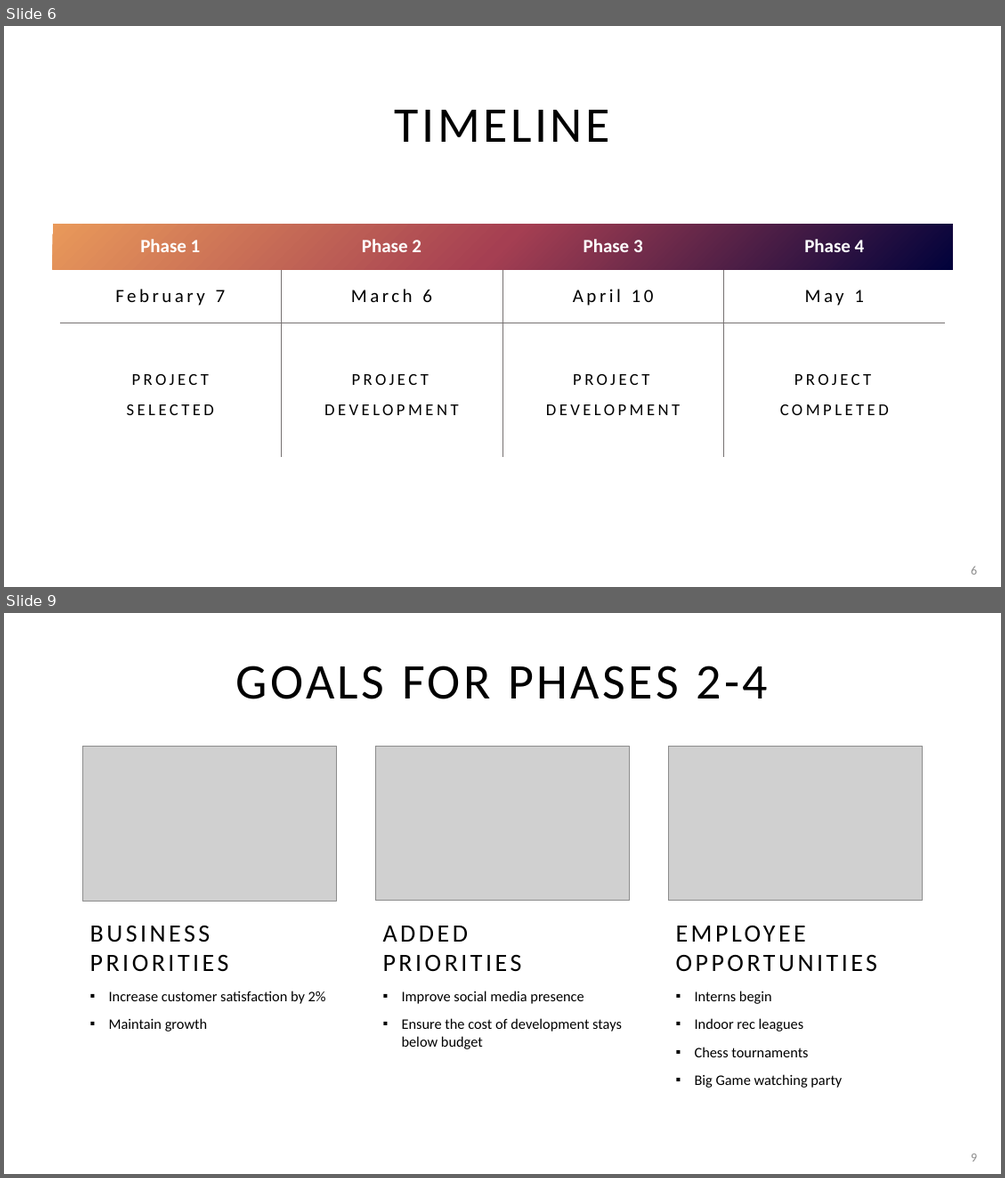
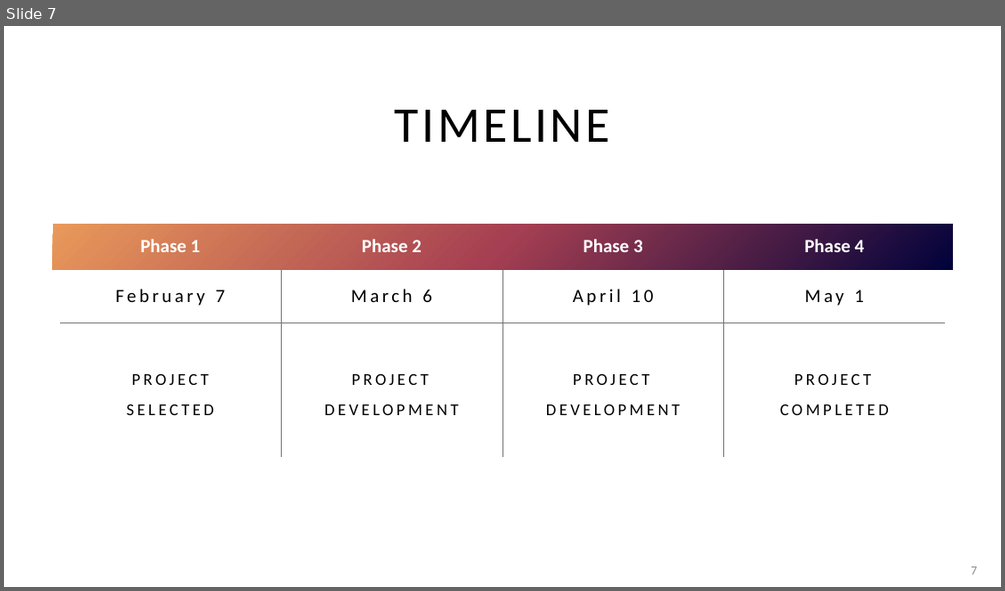
Before and after one commit to adriaonline/CPT200SP24-Team1, a slide deck: Phase 1 - Presentation.pptx. Shown one above the other, each under a label of ours: slides 6 and 9 before the commit, slide 7 after it; the slides between them are not shown. The pictures are 1005x1178 and 1005x591 pixels, drawn with LibreOffice and Linux fonts; fonts in the diff are those of the drawing; grey boxes stand for pictures. Boxes give left, top, right and bottom in pixels: in the first picture for what was removed or moved away, otherwise in the second. Text is boxed around its words. In the diff, an @@ line names an element or a change of style, - is before the commit and + after.

```diff
--- a/Phase 1 - Presentation.pptx
+++ b/Phase 1 - Presentation.pptx
@@ slide 9 removed at <box>4,613,1001,1174</box>, background #FFFFFF @@
@@ title removed at <box>235,666,769,699</box> @@
-GOALS FOR PHASES 2-4
@@ picture removed at <box>82,747,337,900</box> @@
@@ picture removed at <box>376,747,630,900</box> @@
@@ picture removed at <box>668,747,922,900</box> @@
@@ text removed at <box>90,925,326,1031</box> @@
-BUSINESS
-PRIORITIES
-▪ Increase customer satisfaction by 2%
-▪ Maintain growth
@@ text removed at <box>383,925,622,1049</box> @@
-ADDED
-PRIORITIES
-▪ Improve social media presence
-▪ Ensure the cost of development stays below budget
@@ text removed at <box>676,955,877,1087</box> @@
-EMPLOYEE OPPORTUNITIES
-▪ Interns begin
-▪ Indoor rec leagues
-▪ Chess tournaments
-▪ Big Game watching party
@@ page number removed at <box>971,1153,977,1161</box> @@
-9
@@ what was slide 6 is now slide 7 @@
@@ page number at <box>971,566,977,574</box>: text changed @@
-6
+7
```
Also in this commit, not shown: 3 slides changed, 2 slides added, 4 other slides removed, 2 other files.
